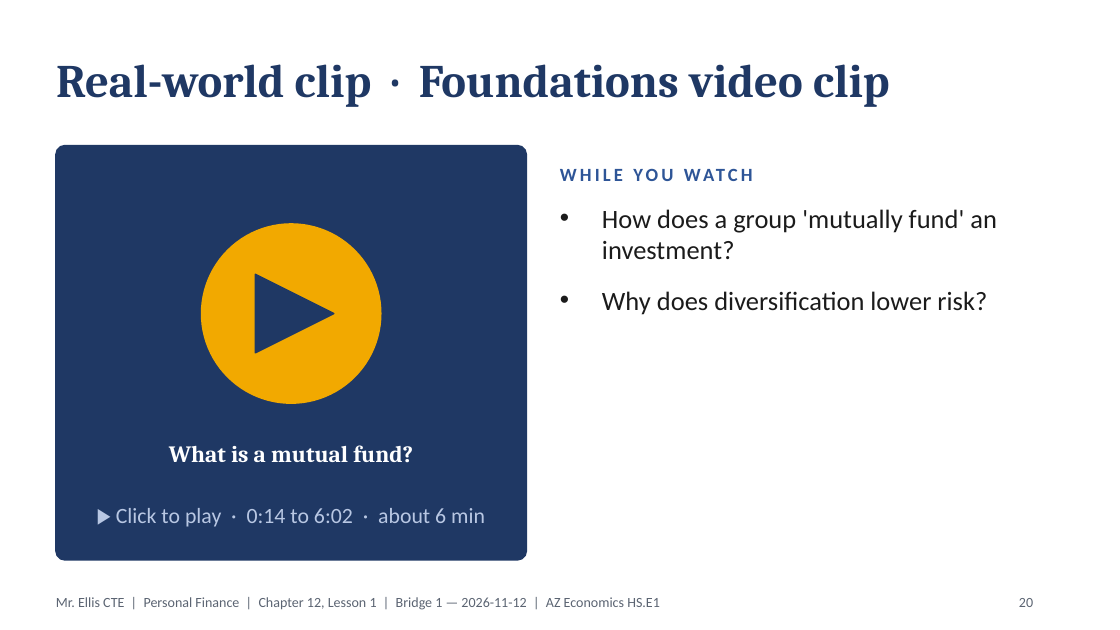
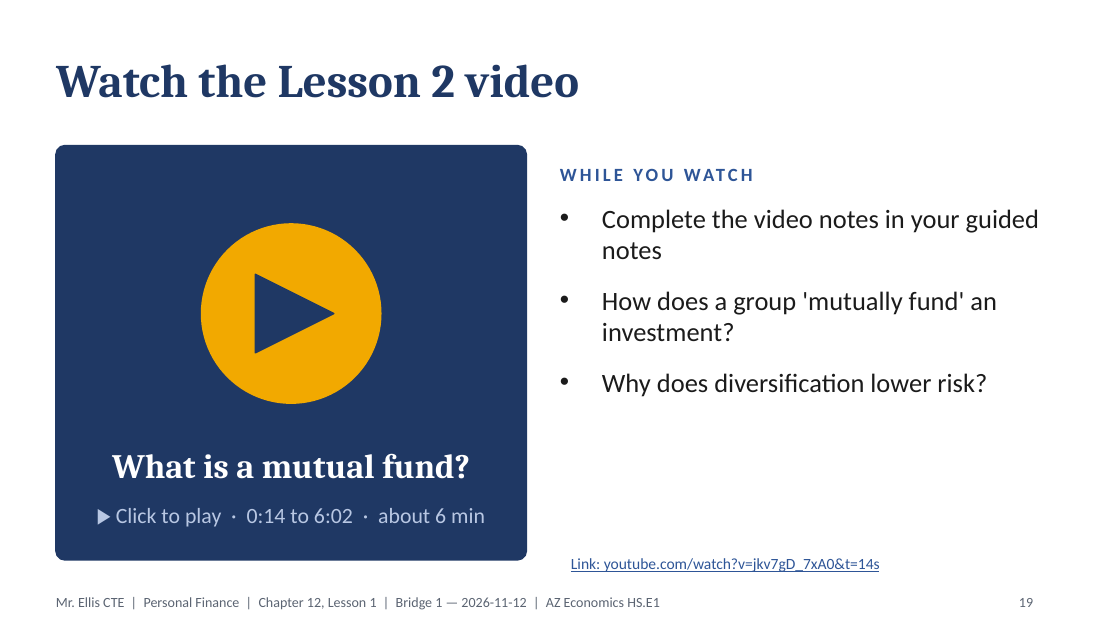
Before and after one commit to highgroundthree-art/electrical-el1-study-guides, a slide deck: slide 19 of financial-comprehension/personal/adult/Ch12_All_Lessons_ADULTS.pptx (slide 20 before the commit). Drawn at 1120x630 pixels with LibreOffice and Linux fonts; fonts in the diff are those of the drawing. Boxes give left, top, right and bottom in pixels: in the first picture for what was removed or moved away, otherwise in the second. Text is boxed around its words. In the diff, an @@ line names an element or a change of style, - is before the commit and + after.

```diff
--- a/financial-comprehension/personal/adult/Ch12_All_Lessons_ADULTS.pptx
+++ b/financial-comprehension/personal/adult/Ch12_All_Lessons_ADULTS.pptx
@@ title at (56, 64, 579, 98): text changed @@
-Real-world clip · Foundations video clip
+Watch the Lesson 2 video
@@ text at (602, 209, 1039, 259): paragraph added @@
+• Complete the video notes in your guided notes
@@ text "What is a mutual fund?": place and size @@
-text "What is a mutual fund?" at (169, 445, 413, 463)
+text "What is a mutual fund?" at (112, 453, 470, 479)
@@ text "What is a mutual fund?" at (112, 453, 470, 479): size 15 to 22 pt @@
@@ text added at (571, 558, 880, 572), 10 pt, text #2E5597, underline @@
+Link: youtube.com/watch?v=jkv7gD_7xA0&t=14s
@@ page number at (1019, 598, 1033, 607): text changed @@
-20
+19
```
Also in this commit, not shown: 5 other slides changed, 4 slides removed, 11 other files.
